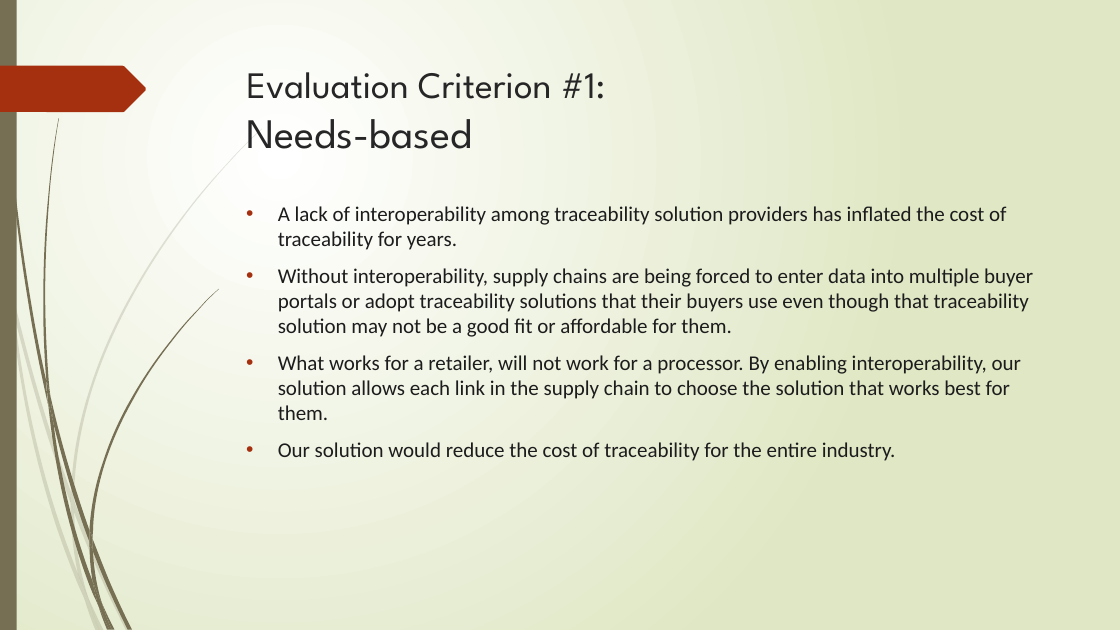
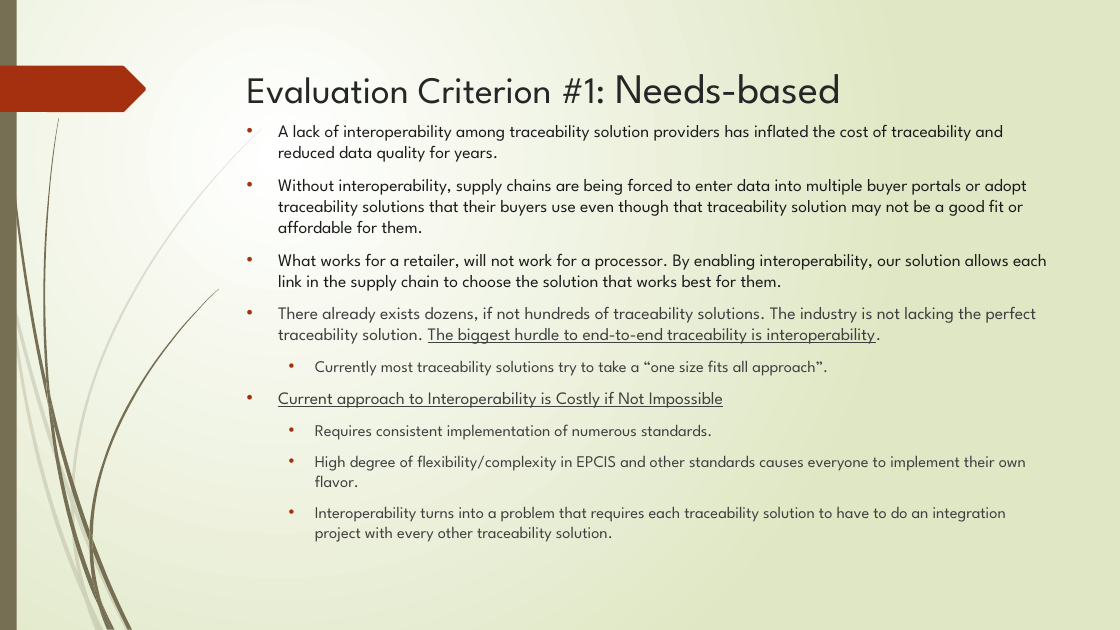
Before and after one commit to TraceabilityInternet/TraceabilityDriver, a slide deck: slide 6 of FDAPresentation.pptx (slide 5 before the commit). Drawn at 1120x630 pixels with LibreOffice and Linux fonts; fonts in the diff are those of the drawing. Boxes give left, top, right and bottom in pixels: in the first picture for what was removed or moved away, otherwise in the second. Text is boxed around its words. In the diff, an @@ line names an element or a change of style, - is before the commit and + after.

```diff
--- a/FDAPresentation.pptx
+++ b/FDAPresentation.pptx
@@ title "Evaluation Criterion #1: Needs-based" rewrapped from <box>247,72,606,149</box> to <box>247,74,840,104</box> @@
@@ text "A lack of interoperability among ...": place and size @@
-text "A lack of interoperability among ..." at <box>278,206,1033,461</box>
+text "A lack of interoperability among ..." at <box>278,124,1047,542</box>
@@ text at <box>278,124,1003,162</box>: text changed; size 18 to 15 pt; font Calibri to League Spartan @@
-• A lack of interoperability among traceability solution providers has inflated the cost of traceability for years.
+• A lack of interoperability among traceability solution providers has inflated the cost of traceability and reduced data quality for years.
@@ text at <box>278,179,1047,291</box>: size 18 to 15 pt, font Calibri to League Spartan in "Without interoperability, supply chains are being forced ...", "What works for a retailer, will not ..." @@
@@ text at <box>278,307,1036,542</box>: text changed; size 18 to 14 pt; font Calibri to League Spartan; text colour #1D1C1D to #404040 @@
-• Our solution would reduce the cost of traceability for the entire industry.
+• There already exists dozens, if not hundreds of traceability solutions. The industry is not lacking the perfect traceability solution. The biggest hurdle to end-to-end traceability is interoperability.
+  • Currently most traceability solutions try to take a “one size fits all approach”.
+• Current approach to Interoperability is Costly if Not Impossible
+  • Requires consistent implementation of numerous standards.
+  • High degree of flexibility/complexity in EPCIS and other standards causes everyone to implement their own flavor.
+  • Interoperability turns into a problem that requires each traceability solution to have to do an integration project with every other traceability solution.
```
Also in this commit, not shown: 7 other slides changed, 4 slides added, 1 slide removed, 8 other files.
